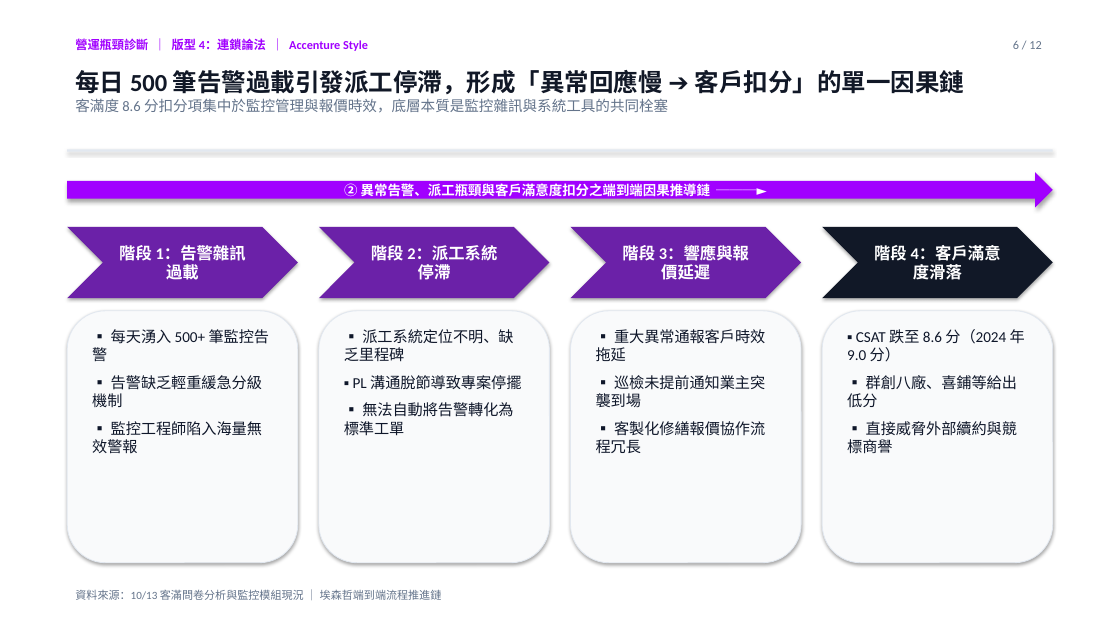
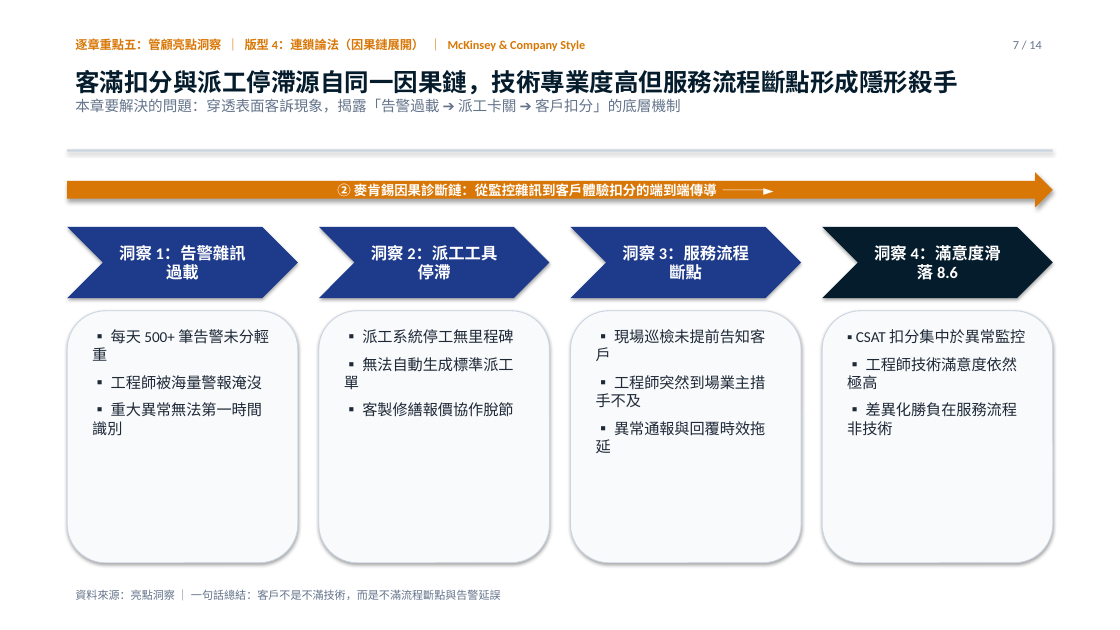
Before and after one commit to davidyeh51/management-meeting-portal, a slide deck: slide 7 of acmepoint_meeting_zero_noise.pptx (slide 6 before the commit). Drawn at 1120x630 pixels with LibreOffice and Linux fonts; fonts in the diff are those of the drawing. Boxes give left, top, right and bottom in pixels: in the first picture for what was removed or moved away, otherwise in the second. Text is boxed around its words. In the diff, an @@ line names an element or a change of style, - is before the commit and + after.

```diff
--- a/acmepoint_meeting_zero_noise.pptx
+++ b/acmepoint_meeting_zero_noise.pptx
@@ text at <box>75,37,585,54</box>: text changed; text colour #A100FF to #D97706 @@
-營運瓶頸診斷 ｜ 版型 4：連鎖論法 ｜ Accenture Style
+逐章重點五：管顧亮點洞察 ｜ 版型 4：連鎖論法（因果鏈展開） ｜ McKinsey & Company Style
@@ text at <box>1013,41,1041,49</box>: text changed @@
-6 / 12
+7 / 14
@@ text at <box>75,70,957,113</box>: text changed @@
-每日 500 筆告警過載引發派工停滯，形成「異常回應慢 ➔ 客戶扣分」的單一因果鏈
-客滿度 8.6 分扣分項集中於監控管理與報價時效，底層本質是監控雜訊與系統工具的共同栓塞
+客滿扣分與派工停滯源自同一因果鏈，技術專業度高但服務流程斷點形成隱形殺手
+本章要解決的問題：穿透表面客訴現象，揭露「告警過載 ➔ 派工卡關 ➔ 客戶扣分」的底層機制
@@ rectangle at <box>67,150,1053,152</box>: fill #E2E8F0 to #CBD5E1 @@
@@ right arrow "② 麥肯錫因果診斷鏈：從監控雜訊到客戶體驗扣分的端到端傳導 ───►" at <box>67,172,1053,208</box>: fill #A100FF to #D97706 @@
@@ text in right arrow at <box>337,181,717,199</box>: text changed @@
-② 異常告警、派工瓶頸與客戶滿意度扣分之端到端因果推導鏈 ───►
+② 麥肯錫因果診斷鏈：從監控雜訊到客戶體驗扣分的端到端傳導 ───►
@@ fill #6B21A8 to #1E3A8A in 3 elements at <box>67,227,298,298</box>, <box>319,227,550,298</box>, <box>571,227,802,298</box> @@
@@ chevron "洞察 4：滿意度滑落 8.6" at <box>823,227,1054,298</box>: fill #111827 to #051C2C @@
@@ text in chevron at <box>119,245,246,284</box>: text changed @@
-階段 1：告警雜訊過載
+洞察 1：告警雜訊過載
@@ text in chevron at <box>371,245,497,280</box>: text changed @@
-階段 2：派工系統停滯
+洞察 2：派工工具停滯
@@ text in chevron at <box>622,242,749,284</box>: text changed @@
-階段 3：響應與報價延遲
+洞察 3：服務流程斷點
@@ text in chevron at <box>874,245,1001,280</box>: text changed @@
-階段 4：客戶滿意度滑落
+洞察 4：滿意度滑落 8.6
@@ text at <box>92,329,269,436</box>: text changed; text colour #0F172A to #1F2937 @@
-▪ 每天湧入 500+ 筆監控告警
-▪ 告警缺乏輕重緩急分級機制
-▪ 監控工程師陷入海量無效警報
+▪ 每天 500+ 筆告警未分輕重
+▪ 工程師被海量警報淹沒
+▪ 重大異常無法第一時間識別
@@ text at <box>344,329,513,417</box>: text changed; text colour #0F172A to #1F2937 @@
-▪ 派工系統定位不明、缺乏里程碑
-▪ PL 溝通脫節導致專案停擺
-▪ 無法自動將告警轉化為標準工單
+▪ 派工系統停工無里程碑
+▪ 無法自動生成標準派工單
+▪ 客製修繕報價協作脫節
@@ text at <box>596,329,765,453</box>: text changed; text colour #0F172A to #1F2937 @@
-▪ 重大異常通報客戶時效拖延
-▪ 巡檢未提前通知業主突襲到場
-▪ 客製化修繕報價協作流程冗長
+▪ 現場巡檢未提前告知客戶
+▪ 工程師突然到場業主措手不及
+▪ 異常通報與回覆時效拖延
@@ fill #F9FAFB to #F8FAFC; outline #E2E8F0 0.75 pt to #CBD5E1 0.75 pt in 4 elements at <box>67,311,298,563</box>, <box>319,311,550,563</box>, <box>571,311,802,563</box>, <box>823,311,1054,563</box> @@
@@ text at <box>847,329,1025,436</box>: text changed; text colour #0F172A to #1F2937 @@
-▪ CSAT 跌至 8.6 分（2024 年 9.0 分）
-▪ 群創八廠、喜鋪等給出低分
-▪ 直接威脅外部續約與競標商譽
+▪ CSAT 扣分集中於異常監控
+▪ 工程師技術滿意度依然極高
+▪ 差異化勝負在服務流程非技術
@@ text at <box>75,589,501,600</box>: text changed @@
-資料來源：10/13 客滿問卷分析與監控模組現況 ｜ 埃森哲端到端流程推進鏈
+資料來源：亮點洞察 ｜ 一句話總結：客戶不是不滿技術，而是不滿流程斷點與告警延誤
```
Also in this commit, not shown: 6 other slides changed, 7 slides added, 5 slides removed, 6 other files.
